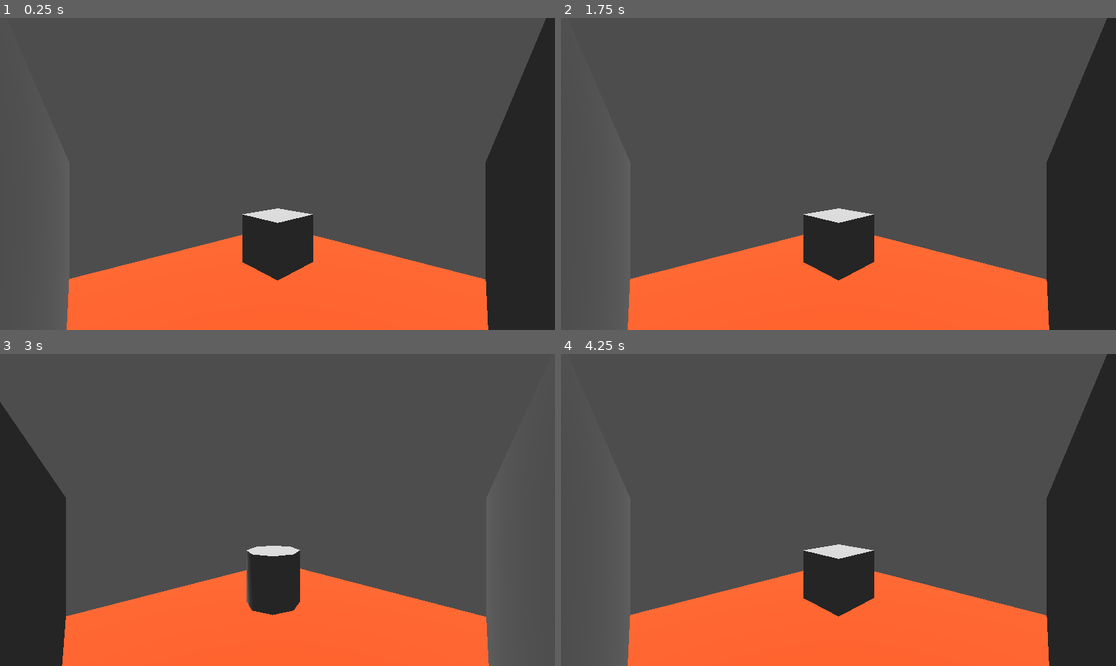
Above: before the commit, frames 1-4 (two rows, left to right).
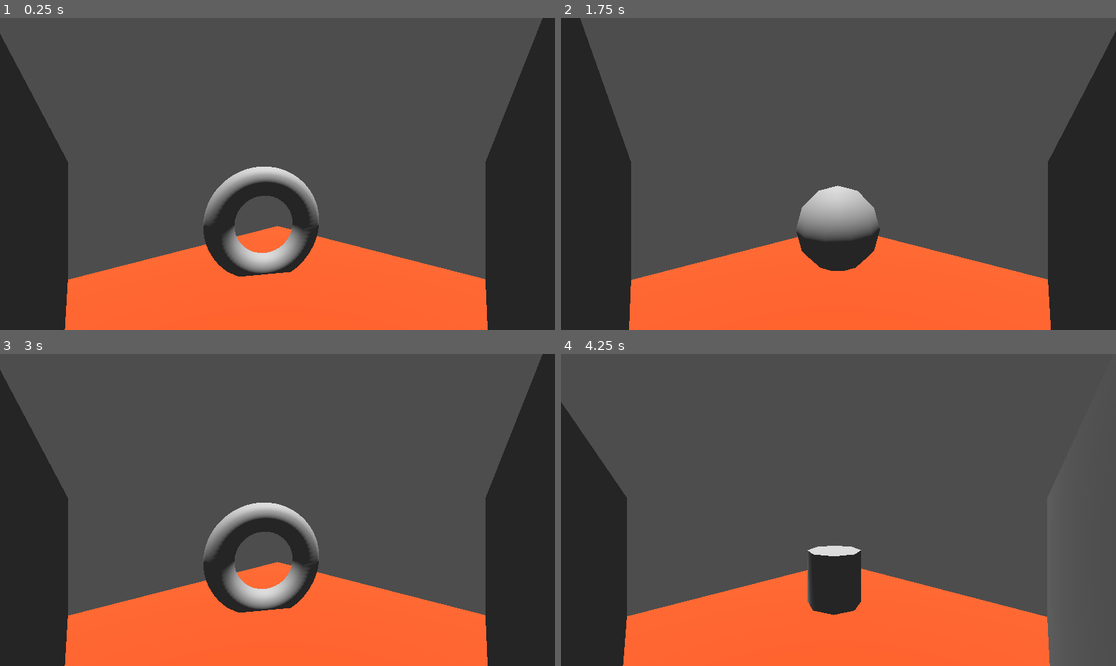
Above: after the commit, the same moments.

Repository: BlaineLockard/Godot-Cameras
Game: Godot game, scene res://main.tscn
Same seed, same stepped clock (60 frames per second), same inputs: the game is played once before the commit and once after it. The project has no main scene, so this scene is started directly.
Inputs (mouse positions are in pixels of both pictures, inside the frame that each line leads up to):
- Up to frame 1 (0.25 s): no input
- Up to frame 2 (1.75 s): tap Enter (ui_accept) at 0.5, 0.6, 0.77, 1.07, 1.35, 1.52 s; move the mouse to (960, 158) at 0.52 s; click (960, 158) at 0.67 s; move the mouse to (727, 189) at 1.27 s; click (727, 189) at 1.42 s
- Up to frame 3 (3 s): tap Enter (ui_accept) at 1.82, 2.1, 2.75, 2.85 s; move the mouse to (333, 441) at 2.02 s; click (333, 441) at 2.17 s; move the mouse to (249, 572) at 2.77 s; click (249, 572) at 2.92 s
- Up to frame 4 (4.25 s): tap Enter (ui_accept) at 3.02, 3.32, 3.6, 3.77, 4.07 s; move the mouse to (1005, 556) at 3.52 s; click (1005, 556) at 3.67 s

The runs differ from the first frame. In frame 1, 14% of the frame differs, in the area x 0-99%, y 0-100%; in frame 2, 14%; in frame 3, 16%; in frame 4, 19%, in the area x 0-100%, y 0-100%.

Commit message:
Change camera controls

Diff:
--- a/camera_object.gd
+++ b/camera_object.gd
@@ -5,26 +5,16 @@
 
 @onready var camera: Camera3D = $Camera3D
 
+
 var isActive: bool = false
 
 
-func _ready() -> void:
-	pass
-
-
-func _process(delta: float) -> void:
-	if Input.is_action_just_pressed("ui_accept") and isActive:
-		toNext()
-
-
 func switchTo():
-	print("hello I am: " + name)
-	print("My next is: " + next.name + "\n")
 	isActive = true
 	camera.make_current()
 
 
 func toNext():
-	if next:
+	if next and isActive:
 		isActive = false
 		next.switchTo()
--- a/main.gd
+++ b/main.gd
@@ -1,6 +1,12 @@
 extends Node3D
 
-@export var startingCam: CameraObject
+@export var currentCam: CameraObject
 
 func _ready() -> void:
-	startingCam.switchTo()
+	currentCam.switchTo()
+
+func _unhandled_input(event: InputEvent) -> void:
+	if event is InputEventMouseButton:
+		if event.button_index == MOUSE_BUTTON_LEFT and event.is_pressed():
+			currentCam.toNext()
+			currentCam = currentCam.next
--- a/main.tscn
+++ b/main.tscn
@@ -8,9 +8,9 @@
 
 [sub_resource type="Environment" id="Environment_0xm2m"]
 
-[node name="Main" type="Node3D" unique_id=597468498 node_paths=PackedStringArray("startingCam")]
+[node name="Main" type="Node3D" unique_id=597468498 node_paths=PackedStringArray("currentCam")]
 script = ExtResource("1_0xm2m")
-startingCam = NodePath("CameraObject4")
+currentCam = NodePath("CameraObject")
 
 [node name="ENV" type="Node3D" parent="." unique_id=1306844591]
 transform = Transform3D(1, 0, 0, 0, 1, 0, 0, 0, 1, 0.111083984, -0.015641004, 2.9814453)
@@ -34,8 +34,10 @@
 radius = 4.1887164
 
 [node name="CSGTorus3D" type="CSGTorus3D" parent="ENV" unique_id=1111116276]
-transform = Transform3D(-0.13724542, -0.55695856, 0.819122, 0.970955, -0.23926221, 0, 0.19598494, 0.79533064, 0.5736193, 13.067387, 3.5490055, -14.801508)
+transform = Transform3D(-0.0430047, -0.56265974, 0.8255692, 0.9977579, -0.06660221, 0.0065819947, 0.051281307, 0.8240012, 0.5642623, 13.067387, 4.3838987, -14.801508)
+inner_radius = 2.6703606
 outer_radius = 5.318223
+sides = 64
 
 [node name="CSGBox3D" type="CSGBox3D" parent="ENV" unique_id=925314725]
 transform = Transform3D(1, 0, 0, 0, 1, 0, 0, 0, 1, 15.003112, 2.4898262, 15.138531)
